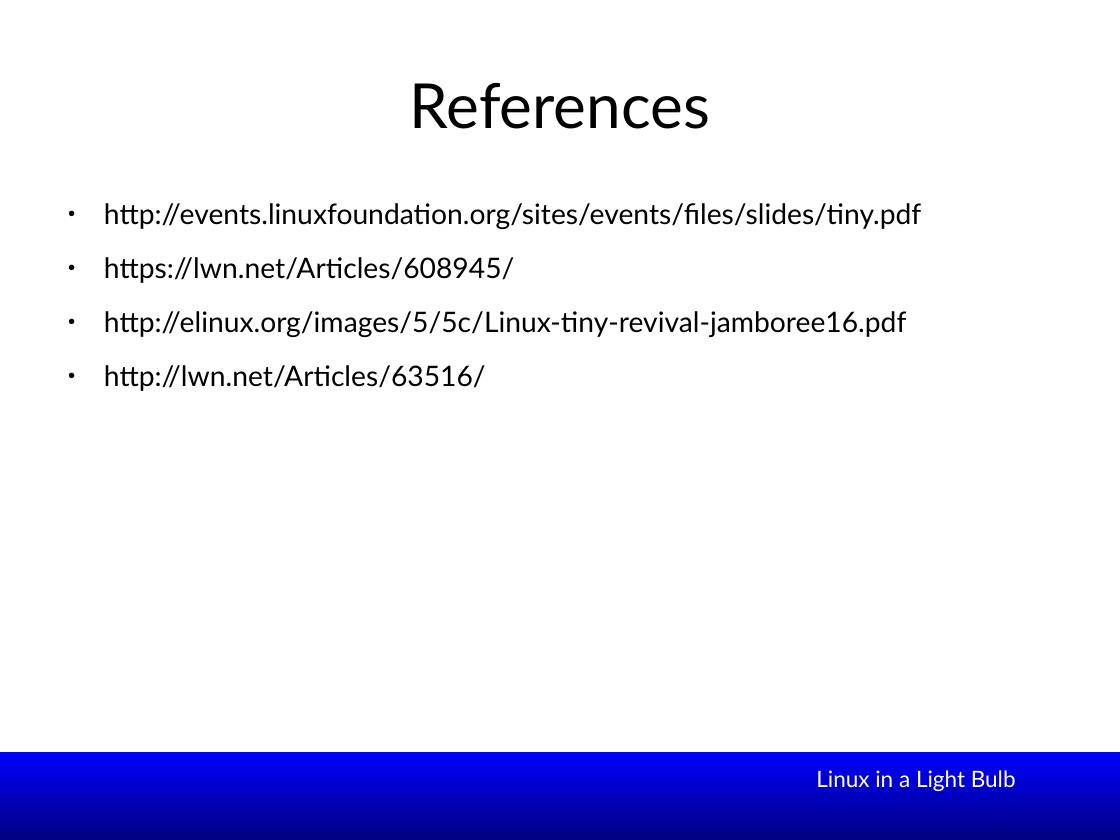
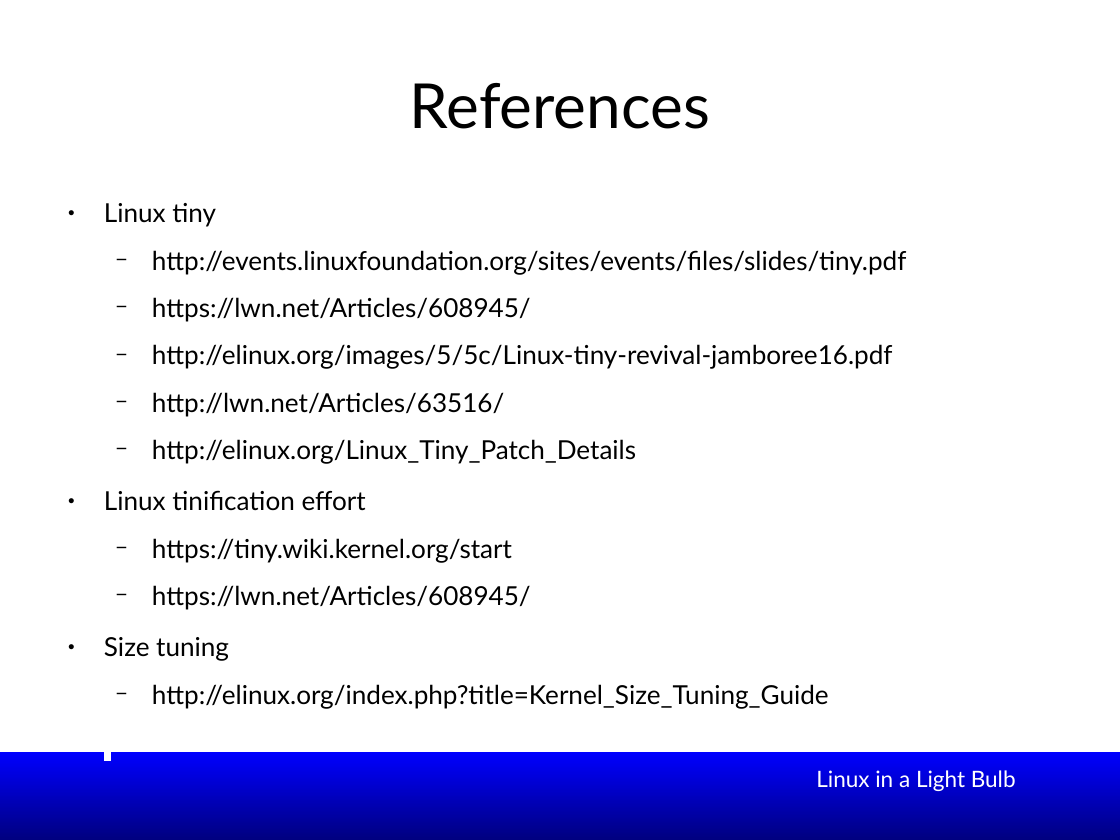
Before and after one commit to smipi1/elce2015, a slide deck: slide 17 of presentations/Linux_In_a_Lightbulb-Where_are_we_on_tinification-ELCE2015.odp (slide 13 before the commit). Drawn at 1120x840 pixels with LibreOffice and Linux fonts; fonts in the diff are those of the drawing; background and template pictures are left out. Boxes give left, top, right and bottom in pixels: in the first picture for what was removed or moved away, otherwise in the second. Text is boxed around its words. In the diff, an @@ line names an element or a change of style, - is before the commit and + after.

```diff
--- a/presentations/Linux_In_a_Lightbulb-Where_are_we_on_tinification-ELCE2015.odp
+++ b/presentations/Linux_In_a_Lightbulb-Where_are_we_on_tinification-ELCE2015.odp
@@ text at (104, 203, 216, 227): paragraph added @@
+● Linux tiny
@@ text at (152, 250, 906, 416): size 20 to 18.5 pt in "http://events.linuxfoundation.org/sites/events/files/slides/ ...", "https://lwn.net/Articles/608945/", "http://elinux.org/images/5/5c/Linux-tiny-revival-jamboree16. ...", "http://lwn.net/Articles/63516/"; bullet ● to −; list level 1 to 2 in "http://events.linuxfoundation.org/sites/events/files/slides/ ..."; list level 1 to 2 in "https://lwn.net/Articles/608945/"; list level 1 to 2 in "http://elinux.org/images/5/5c/Linux-tiny-revival-jamboree16. ..."; list level 1 to 2 in "http://lwn.net/Articles/63516/" @@
@@ text at (104, 439, 829, 709): paragraphs added @@
+  − http://elinux.org/Linux_Tiny_Patch_Details
+● Linux tinification effort
+  − https://tiny.wiki.kernel.org/start
+  − https://lwn.net/Articles/608945/
+● Size tuning
+  − http://elinux.org/index.php?title=Kernel_Size_Tuning_Guide
```
Also in this commit, not shown: 1 other slide changed, 4 slides added, 1 other file.
